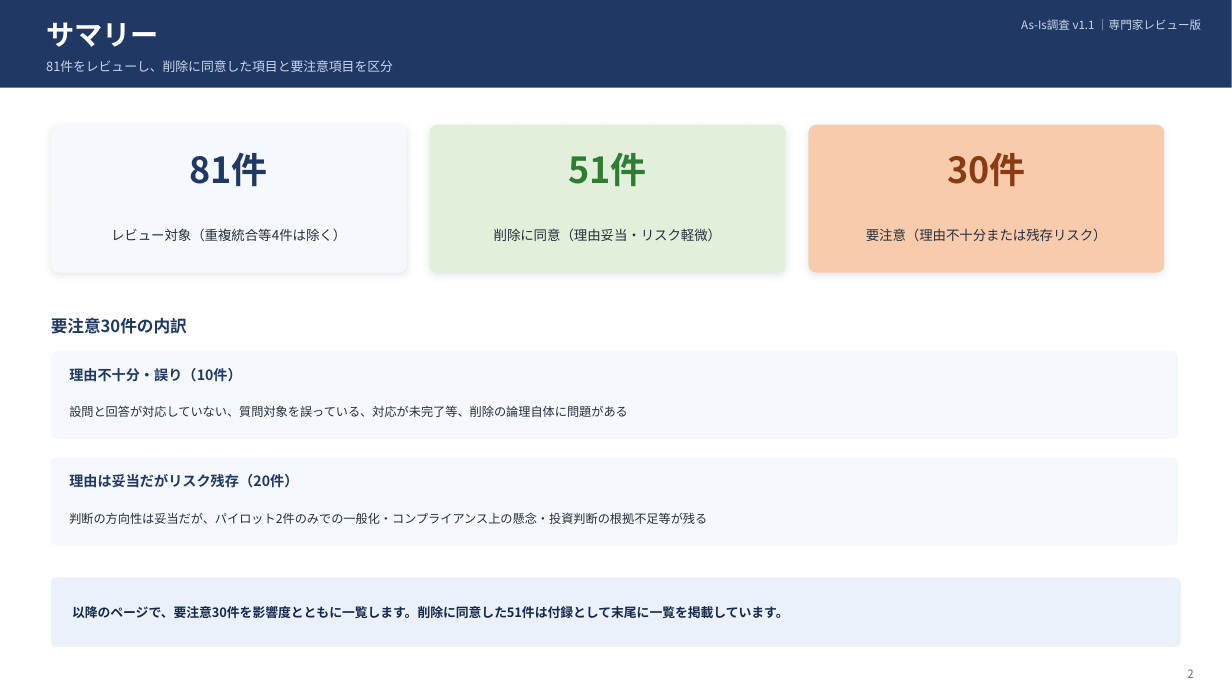
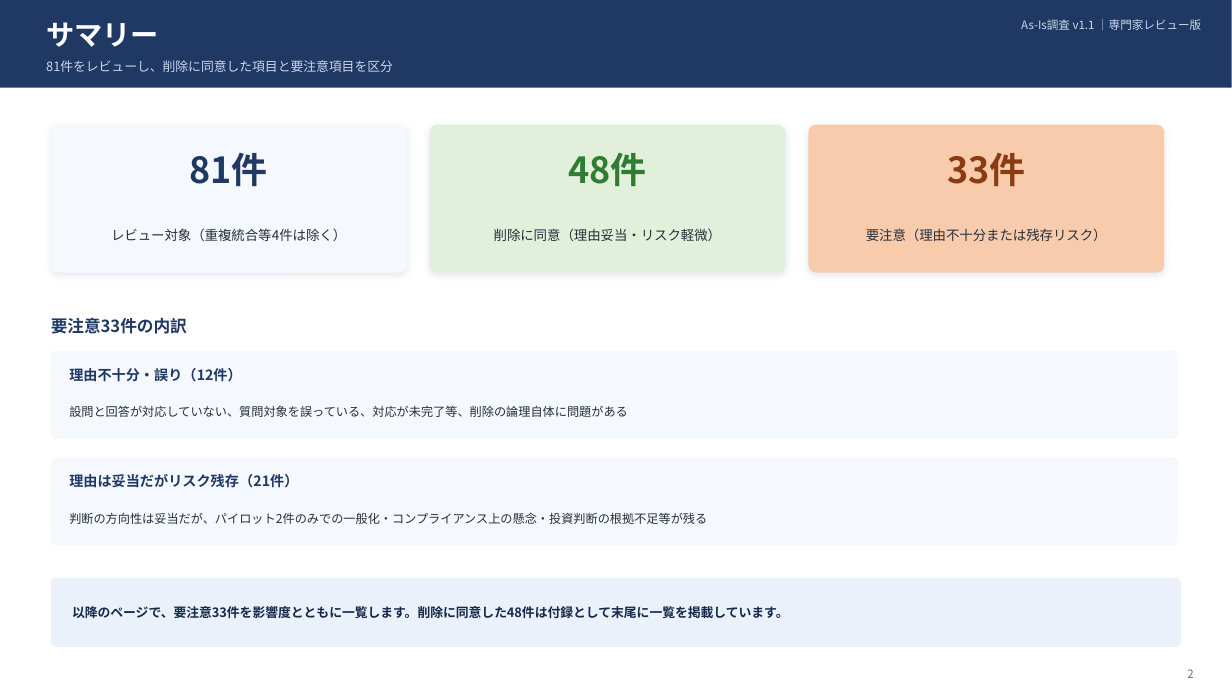
Before and after one commit to tk-tus2-cloud/free_creative, a slide deck: slide 2 of docs/As-Is調査_削減設問リスク一覧.pptx. Drawn at 1232x693 pixels with LibreOffice and Linux fonts; fonts in the diff are those of the drawing. Boxes give left, top, right and bottom in pixels: in the first picture for what was removed or moved away, otherwise in the second. Text is boxed around its words. In the diff, an @@ line names an element or a change of style, - is before the commit and + after.

```diff
--- a/docs/As-Is調査_削減設問リスク一覧.pptx
+++ b/docs/As-Is調査_削減設問リスク一覧.pptx
@@ text at bbox=[568, 153, 646, 186]: text changed @@
-51件
+48件
@@ text at bbox=[947, 153, 1025, 186]: text changed @@
-30件
+33件
@@ text at bbox=[51, 317, 187, 334]: text changed @@
-要注意30件の内訳
+要注意33件の内訳
@@ text at bbox=[69, 368, 241, 382]: text changed @@
-理由不十分・誤り（10件）
+理由不十分・誤り（12件）
@@ text at bbox=[69, 474, 298, 488]: text changed @@
-理由は妥当だがリスク残存（20件）
+理由は妥当だがリスク残存（21件）
@@ text at bbox=[72, 606, 789, 618]: text changed @@
-以降のページで、要注意30件を影響度とともに一覧します。削除に同意した51件は付録として末尾に一覧を掲載しています。
+以降のページで、要注意33件を影響度とともに一覧します。削除に同意した48件は付録として末尾に一覧を掲載しています。
```
Also in this commit, not shown: 7 other slides changed, 1 other file.
